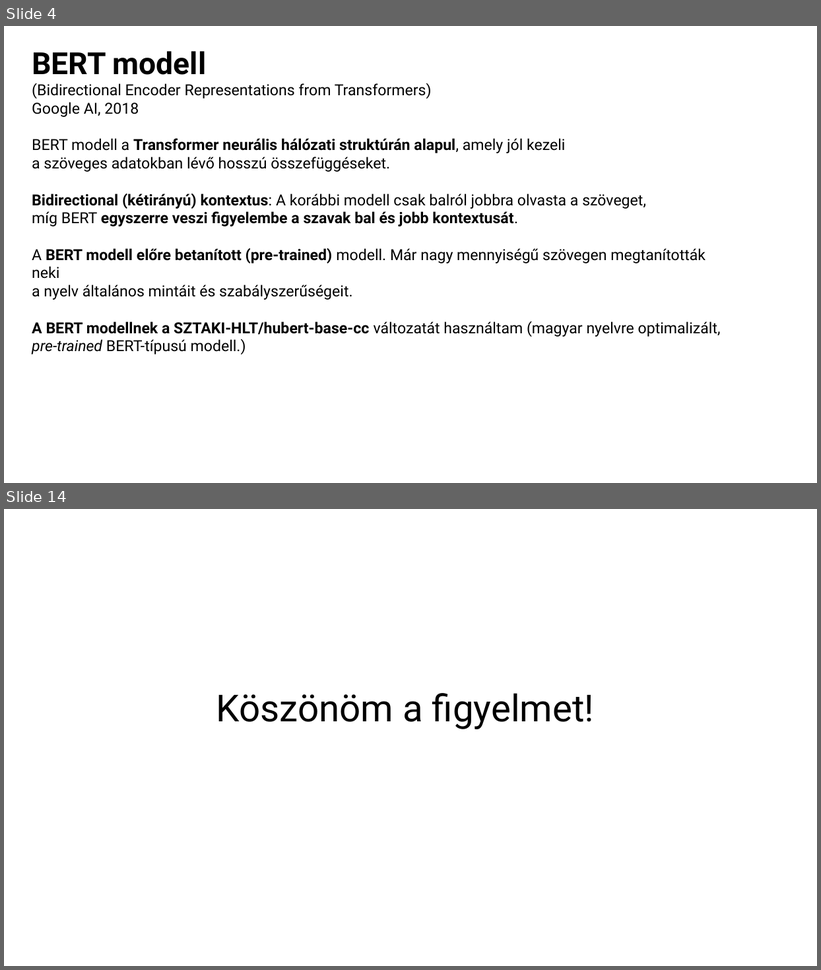
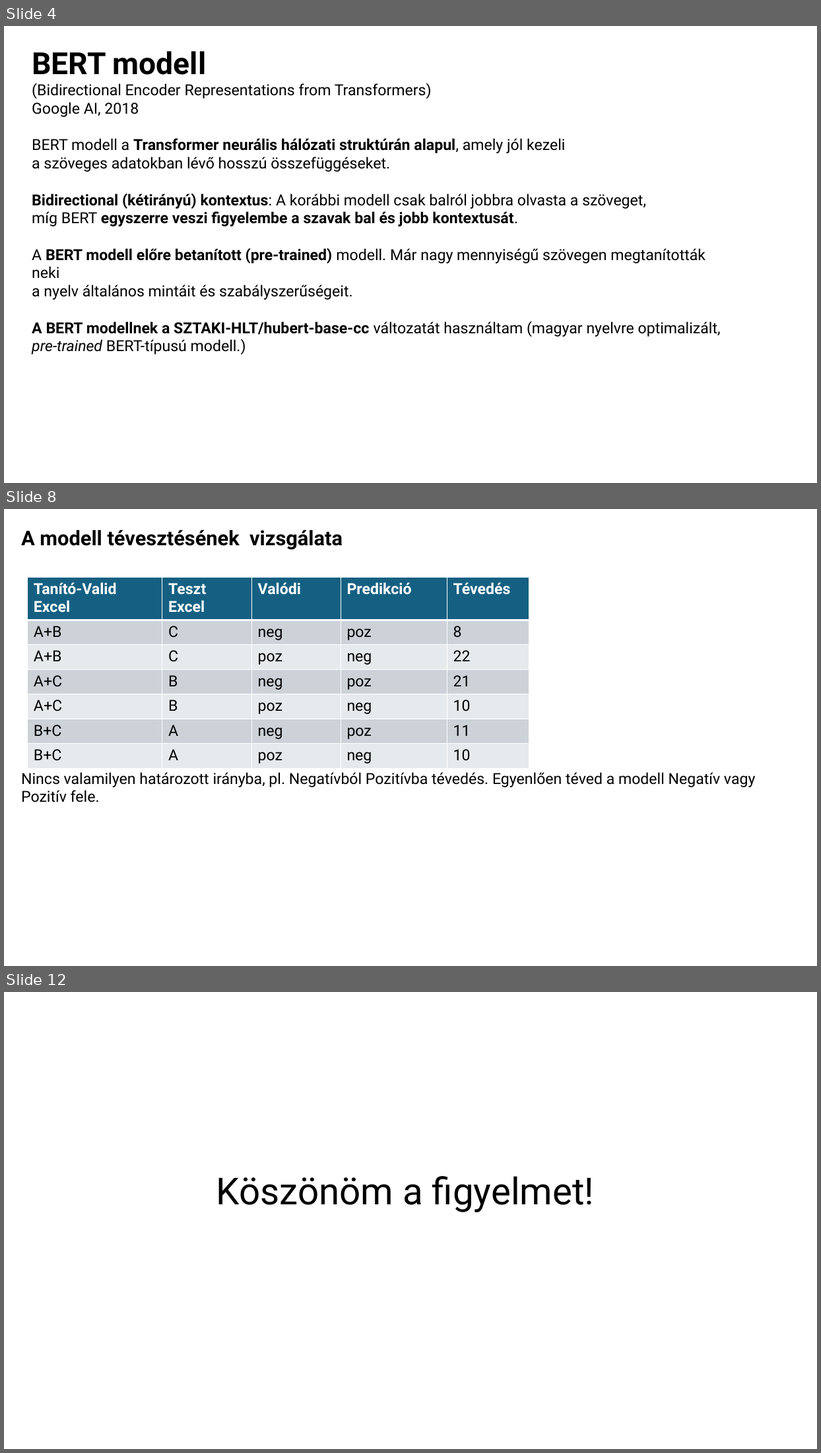
Before and after one commit to minorharpman/erzelemelemzes, a slide deck: Erzelemelemzes.pptx. Shown one above the other, each under a label of ours: slides 4 and 14 before the commit, slides 4, 8 and 12 after it; the slides between them are not shown. The pictures are 821x970 and 821x1453 pixels, drawn with LibreOffice and Linux fonts; fonts in the diff are those of the drawing. Boxes give left, top, right and bottom in pixels: in the first picture for what was removed or moved away, otherwise in the second. Text is boxed around its words. In the diff, an @@ line names an element or a change of style, - is before the commit and + after.

```diff
--- a/Erzelemelemzes.pptx
+++ b/Erzelemelemzes.pptx
@@ slide 8 added at bbox=[4, 509, 817, 966], background #FFFFFF @@
@@ text added at bbox=[21, 530, 755, 803], 18 pt, text #000000 @@
+A modell tévesztésének vizsgálata
+Nincs valamilyen határozott irányba, pl. Negatívból Pozitívba tévedés. Egyenlően téved a modell Negatív vagy Pozitív fele.
@@ table added at bbox=[28, 578, 529, 766], 7 rows, 5 columns @@
+Tanító-Valid Excel | Teszt Excel | Valódi | Predikció | Tévedés
+A+B | C | neg | poz | 8
+A+B | C | poz | neg | 22
+A+C | B | neg | poz | 21
+A+C | B | poz | neg | 10
+B+C | A | neg | poz | 11
+B+C | A | poz | neg | 10
@@ what was slide 14 is now slide 12 @@
```
Also in this commit, not shown: 5 slides changed, 3 other slides added, 6 slides removed, 1 other file.
